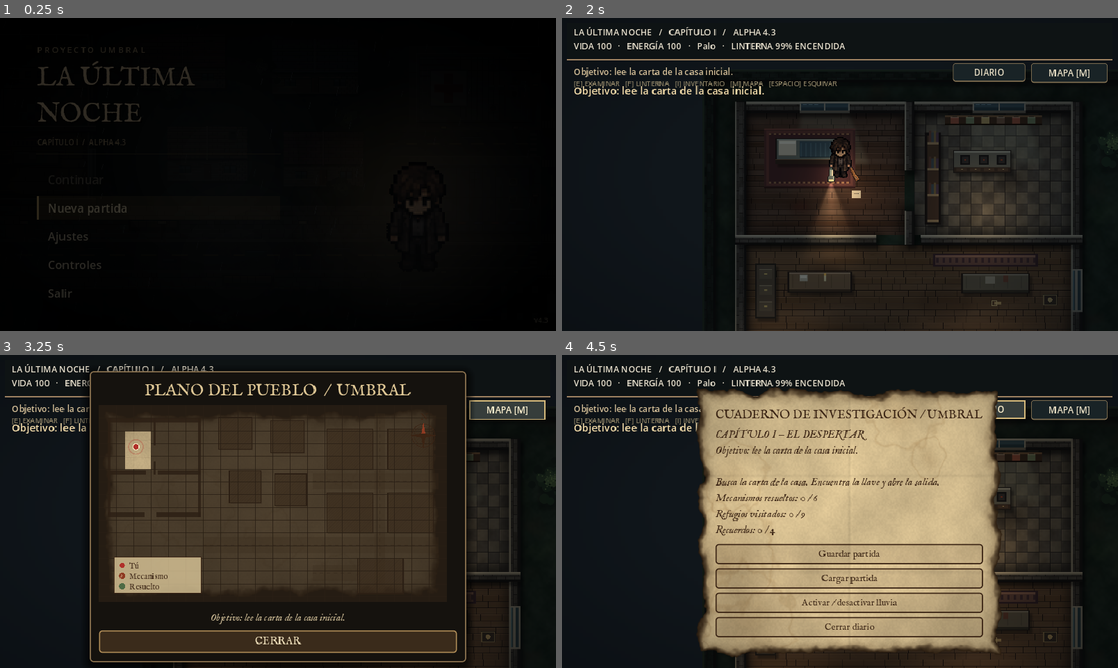
Above: before the commit, frames 1-4 (two rows, left to right).
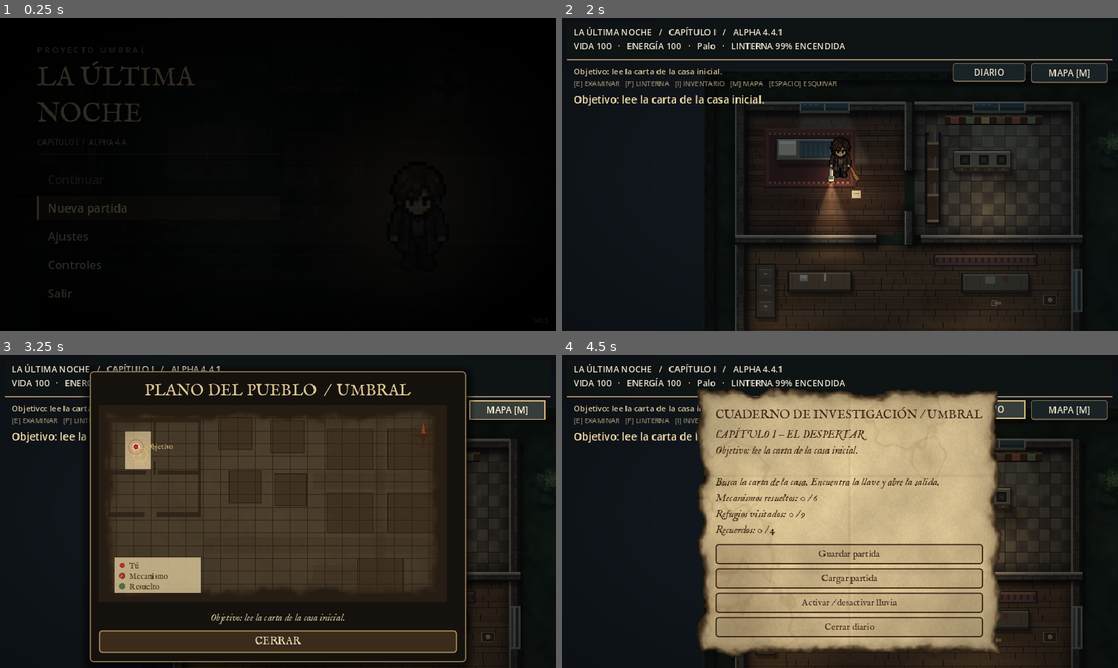
Above: after the commit, the same moments.

Repository: fernandobparada-hash/la-ultima-noche
Game: Godot game, scene res://scenes/title_menu.tscn
Two runs of this game, one before a commit and one after it. Both use one fixed random seed, a clock stepped at 60 frames per second and the inputs below.
Inputs (mouse positions are in pixels of both pictures, inside the frame that each line leads up to):
- Up to frame 1 (0.25 s): no input
- Up to frame 2 (2 s): tap Enter at 0.5 s; move the mouse to (962, 158) at 0.52 s; hold D (move_right) 0.53-1.25 s; tap F (flashlight) at 0.6 s; click (962, 158) at 0.67 s; tap E (interact) at 0.8 s; click "Normal ◂ última elegida" at 1.25 s
- Up to frame 3 (3.25 s): drag from (166, 527) to (250, 574) at 2.02 s; click "MAPA [M]" at 2.75 s
- Up to frame 4 (4.5 s): click "CERRAR" at 3.5 s; click "DIARIO" at 4.25 s

The runs differ from the first frame. In frame 1, less than 0.1% of the frame differs, in the area x 22-23%, y 38-41%; in frame 2, 1.2%, in the area x 2-40%, y 3-28%; in frame 3, 0.6%; in frame 4, 0.8%.

Commit message:
Alpha 4.4.2 de Fernando (archivos tal cual del ZIP) + build web lun-4.4.2

Diff:
--- a/scripts/main.gd
+++ b/scripts/main.gd
@@ -75,6 +75,15 @@
 const PUZZLE_POINTS := [Vector2(430,285),Vector2(760,405),Vector2(627,118),Vector2(867,128),Vector2(672,285),Vector2(882,295)]
 var paper_reader: PanelContainer
 var paper_text: Label
+var document_list: ItemList
+var archive_title: Label
+var archive_preview: Label
+var archive_count: Label
+var archive_kind: Label
+var document_panel: PanelContainer
+var document_keys: Array[String] = []
+var documents: Dictionary = {}
+var document_button: Button
 var took_key := false
 var found_exit := false
 var chapter_complete := false
@@ -444,7 +453,7 @@
  canvas.add_child(ui)
  objective=Label.new()
  objective.position=Vector2(20,82)
- objective.add_theme_font_size_override("font_size",15)
+ objective.add_theme_font_size_override("font_size",14)
  objective.add_theme_color_override("font_color",Color("d6c099"))
  canvas.add_child(objective)
  hints=Label.new()
@@ -454,7 +463,7 @@
  hints.text="[E] EXAMINAR   [F] LINTERNA   [I] INVENTARIO   [M] MAPA   [ESPACIO] ESQUIVAR"
  canvas.add_child(hints)
  notice=Label.new()
- notice.position=Vector2(20,113)
+ notice.position=Vector2(20,128)
  notice.add_theme_font_size_override("font_size",18)
  notice.add_theme_color_override("font_color",Color("f4dcaa"))
  notice.autowrap_mode=TextServer.AUTOWRAP_WORD_SMART
@@ -485,7 +494,7 @@
  death_panel.add_child(retry)
  inventory_panel=PanelContainer.new()
  inventory_panel.position=Vector2(160,8)
- inventory_panel.scale=Vector2(0.87,0.87)
+ inventory_panel.scale=Vector2(0.82,0.82)
  inventory_panel.custom_minimum_size=Vector2(702,535)
  inventory_panel.visible=false
  var panel_style := ui_frame_style(Color("111412"),Color("8c7350"),6.0)
@@ -497,7 +506,14 @@
  var title := Label.new()
  title.text="  INVENTARIO   ·   MALETA"
  style_label(title,22,UI_GOLD)
- frame.add_child(title)
+ var tabs := HBoxContainer.new()
+ frame.add_child(tabs)
+ tabs.add_child(title)
+ document_button=Button.new()
+ document_button.text="DOCUMENTOS"
+ style_brass_button(document_button)
+ document_button.pressed.connect(open_documents)
+ tabs.add_child(document_button)
  inventory_count_label=Label.new()
  inventory_count_label.add_theme_font_size_override("font_size",12)
  inventory_count_label.add_theme_color_override("font_color",Color("b9ae95"))
@@ -529,6 +545,83 @@
  style_brass_button(inventory_use_button)
  inventory_use_button.pressed.connect(use_inventory_selection)
  lower.add_child(inventory_use_button)
+ document_panel=PanelContainer.new()
+ document_panel.position=Vector2(85,30)
+ document_panel.size=Vector2(790,480)
+ document_panel.add_theme_stylebox_override("panel",ui_frame_style(Color("151917"),Color("a78a58"),18.0))
+ canvas.add_child(document_panel)
+ var archive := VBoxContainer.new()
+ archive.add_theme_constant_override("separation",10)
+ document_panel.add_child(archive)
+ var eyebrow := Label.new()
+ eyebrow.text="P R O Y E C T O   U M B R A L     /     ARCHIVO PERSONAL"
+ style_label(eyebrow,14,Color("a99572"))
+ archive.add_child(eyebrow)
+ var header := HBoxContainer.new()
+ archive.add_child(header)
+ var heading := Label.new()
+ heading.text="Documentos recuperados"
+ style_label(heading,32,UI_GOLD)
+ heading.size_flags_horizontal=Control.SIZE_EXPAND_FILL
+ header.add_child(heading)
+ archive_count=Label.new()
+ style_label(archive_count,18,Color("c5b28d"))
+ header.add_child(archive_count)
+ archive.add_child(HSeparator.new())
+ var columns := HBoxContainer.new()
+ columns.add_theme_constant_override("separation",14)
+ columns.size_flags_vertical=Control.SIZE_EXPAND_FILL
+ archive.add_child(columns)
+ document_list=ItemList.new()
+ document_list.custom_minimum_size=Vector2(300,290)
+ document_list.add_theme_font_override("font",UI_FONT)
+ document_list.add_theme_font_size_override("font_size",18)
+ document_list.add_theme_constant_override("v_separation",12)
+ document_list.add_theme_constant_override("icon_margin",10)
+ document_list.fixed_icon_size=Vector2i(26,32)
+ document_list.add_theme_stylebox_override("panel",ui_frame_style(Color("101311"),Color("45483c"),10.0))
+ document_list.add_theme_stylebox_override("selected",ui_frame_style(Color("51412c"),Color("b79a62"),3.0))
+ document_list.add_theme_stylebox_override("selected_focus",ui_frame_style(Color("51412c"),Color("b79a62"),3.0))
+ columns.add_child(document_list)
+ document_list.item_selected.connect(update_archive_preview)
+ document_list.item_activated.connect(read_archive_index)
+ var preview := PanelContainer.new()
+ preview.size_flags_horizontal=Control.SIZE_EXPAND_FILL
+ preview.add_theme_stylebox_override("panel",old_paper_style(30.0))
+ columns.add_child(preview)
+ var page := VBoxContainer.new()
+ page.add_theme_constant_override("separation",10)
+ preview.add_child(page)
+ archive_kind=Label.new()
+ style_label(archive_kind,15,INK)
+ page.add_child(archive_kind)
+ archive_title=Label.new()
+ archive_title.autowrap_mode=TextServer.AUTOWRAP_WORD_SMART
+ style_label(archive_title,26,INK)
+ page.add_child(archive_title)
+ page.add_child(HSeparator.new())
+ var scroll := ScrollContainer.new()
+ scroll.size_flags_vertical=Control.SIZE_EXPAND_FILL
+ scroll.horizontal_scroll_mode=ScrollContainer.SCROLL_MODE_DISABLED
+ page.add_child(scroll)
+ archive_preview=Label.new()
+ archive_preview.size_flags_horizontal=Control.SIZE_EXPAND_FILL
+ archive_preview.autowrap_mode=TextServer.AUTOWRAP_WORD_SMART
+ style_label(archive_preview,21,INK,true)
+ scroll.add_child(archive_preview)
+ var read_button := Button.new()
+ read_button.text="ABRIR DOCUMENTO"
+ style_brass_button(read_button,true)
+ read_button.pressed.connect(func():
+  var selected := document_list.get_selected_items()
+  if not selected.is_empty(): read_archive_index(selected[0]))
+ page.add_child(read_button)
+ var back := Button.new()
+ back.text="‹  VOLVER A LA MALETA"
+ style_brass_button(back)
+ back.pressed.connect(func(): document_panel.hide())
+ archive.add_child(back)
+ document_panel.hide()
  paper_reader=PanelContainer.new()
  paper_reader.position=Vector2(240,70)
  paper_reader.size=Vector2(480,400)
@@ -547,13 +640,51 @@
  var close_paper := Button.new()
  close_paper.text="CERRAR"
  style_brass_button(close_paper,true)
- close_paper.pressed.connect(func(): paper_reader.hide())
+ close_paper.pressed.connect(func():
+  paper_reader.hide()
+  if inventory_open: document_panel.show())
  paper_layout.add_child(close_paper)
  paper_reader.hide()
  refresh_inventory()
 
+func sync_documents() -> void:
+ documents["Carta arrugada"]="Una carta que llevabas contigo al despertar."
+ if read_letter or inventory_items.has("Carta encontrada"):
+  documents["Carta encontrada"]="Para ti. Cuando despiertes. No confíes en todo lo que encuentres. En el armario: luna, sol, estrella. En ese orden."
+ for i in range(MEMORY_TITLES.size()):
+  if memories.has(i): documents[MEMORY_TITLES[i]]=MEMORY_LINES[i]
+ for i in range(BUILDINGS.size()):
+  for j in range(2):
+   if searched_furniture.has("%d:%d" % [i,j]):
+    documents[HOUSE_NAMES[i]+" · "+FURNITURE_NAMES[i][j]]=FURNITURE_NOTES[i][j]
+
+func open_documents() -> void:
+ sync_documents()
+ document_keys.clear()
+ document_list.clear()
+ for key in documents:
+  document_keys.append(str(key))
+  document_list.add_item(str(key),preload("res://assets/inventory_note.png"))
+ archive_count.text="%02d  DOCUMENTOS" % document_keys.size()
+ if not document_keys.is_empty():
+  document_list.select(0)
+  update_archive_preview(0)
+ document_panel.show()
+
+func update_archive_preview(index: int) -> void:
+ if index<0 or index>=document_keys.size(): return
+ var key := document_keys[index]
+ archive_kind.text="REGISTRO %02d  /  %s" % [index+1,"RECUERDO" if key in MEMORY_TITLES else ("CARTA" if key.begins_with("Carta") else "INDICIO")]
+ archive_title.text=key
+ archive_preview.text=str(documents.get(key,""))
+
+func read_archive_index(index: int) -> void:
+ if index>=0 and index<document_keys.size(): open_document(document_keys[index])
+
 func open_document(item: String) -> void:
- paper_text.text=item+"\n\n"+("Para ti. Cuando despiertes. No confíes en todo lo que encuentres. En el armario: luna, sol, estrella. En ese orden." if item=="Carta encontrada" else "Una carta que llevabas contigo al despertar.")
+ sync_documents()
+ paper_text.text=item+"\n\n"+str(documents.get(item,"Documento no disponible."))
+ document_panel.hide()
  paper_reader.show()
 
 func _on_inventory_slot(index: int) -> void:
@@ -563,11 +694,14 @@
 func inventory_entries() -> Array[String]:
  var result: Array[String] = []
  for weapon in player.weapons: result.append(weapon)
- for item in inventory_items: result.append(item)
+ for item in inventory_items:
+  if item not in ["Carta arrugada","Carta encontrada"]: result.append(item)
  return result
 
 func refresh_inventory() -> void:
  if inventory_list==null: return
+ sync_documents()
+ document_button.text="DOCUMENTOS (%d)" % documents.size()
  var entries := inventory_entries()
  inventory_selection=clampi(inventory_selection,0,maxi(0,entries.size()-1))
  if inventory_list.selected!=inventory_selection: inventory_list.carrying=false
@@ -677,6 +811,7 @@
   return
  if Input.is_action_just_pressed("inventory") and not game_over:
   if paper_reader.visible: paper_reader.hide()
+  document_panel.hide()
   inventory_open=not inventory_open
   inventory_panel.visible=inventory_open
   player.inventory_locked=inventory_open
@@ -684,6 +819,15 @@
  if OS.is_debug_build() and Input.is_action_just_pressed("change_enemy") and not game_over and not inventory_open:
   enemy.change_type()
   show_message("Enemigo de prueba: "+enemy.enemy_type,3.0)
+ if inventory_open and Input.is_action_just_pressed("ui_cancel"):
+  if paper_reader.visible:
+   paper_reader.hide()
+   document_panel.show()
+  elif document_panel.visible: document_panel.hide()
+  else:
+   inventory_open=false
+   inventory_panel.hide()
+   player.inventory_locked=false
  if inventory_open:
   for i in range(5):
    if Input.is_key_pressed(KEY_1+i):
@@ -705,13 +849,14 @@
   for foe in foes: foe.set_physics_process(false)
   mobile_controls.set_dead(true)
   paper_reader.hide()
+  document_panel.hide()
   close_exploration()
   death_panel.visible=true
   show_message("La oscuridad te alcanza. " + ("Toca REAPARECER." if mobile_controls.is_mobile else "Pulsa R para reaparecer."),999.0)
  if game_over and Input.is_action_just_pressed("restart"):
   respawn_player()
  var status := "INACTIVO" if enemy.defeated else enemy.state
- ui.text="LA ÚLTIMA NOCHE   /   CAPÍTULO I   /   ALPHA 4.3\nVIDA %d   ·   ENERGÍA %d   ·   %s   ·  …(255 unchanged characters)…
+ ui.text="LA ÚLTIMA NOCHE   /   CAPÍTULO I   /   ALPHA 4.4.1\nVIDA %d   ·   ENERGÍA %d   ·   %s   ·  …(255 unchanged characters)…
  objective.text=chapter_goal()
  hints.visible=not mobile_controls.is_mobile
  if player.position.x>500.0 and player.position.y>355.0 and not found_exit:
@@ -806,10 +951,7 @@
   if not inventory_items.has("Carta encontrada"):
    inventory_items.append("Carta encontrada")
   refresh_inventory()
-  inventory_open=true
-  inventory_panel.show()
-  player.inventory_locked=true
-  open_document("Carta encontrada")
+  show_message("Carta recogida. Consulta Inventario > Documentos.",4.0)
  elif player.position.distance_to(Vector2(365,290))<43.0 and not took_key:
   took_key=true
   inventory_items.append("Llave antigua")
@@ -1072,9 +1214,11 @@
  map_view.draw_string(font,lg.position+Vector2(26,55),"Resuelto",HORIZONTAL_ALIGNMENT_LEFT,-1,14,ink)
  # Marcador del jugador con pulso.
  var t := float(Time.get_ticks_msec())/1000.0
- if chapter_ready() and not chapter_complete:
-  map_view.draw_circle(CHAPTER_END*factor,6.0,Color("b08d57"))
-  map_view.draw_string(font,CHAPTER_END*factor+Vector2(9,-5),"Umbral",HORIZONTAL_ALIGNMENT_LEFT,-1,13,ink)
+ if not chapter_complete:
+  var target := next_goal_position()*factor
+  map_view.draw_arc(target,12.0+sin(t*2.0)*2.0,0,TAU,32,Color("d9b56d"),2.0)
+  map_view.draw_circle(target,3.0,Color("d9b56d"))
+  map_view.draw_string(font,target+Vector2(9,-10),"Objetivo",HORIZONTAL_ALIGNMENT_LEFT,-1,13,Color("d9b56d"))
  var pp: Vector2=player.position*factor
  var pulse := fmod(t*0.9,1.0)
  map_view.draw_arc(pp,5.0+pulse*12.0,0.0,TAU,24,Color(0.69,0.19,0.16,0.7*(1.0-pulse)),2.0)
@@ -1389,6 +1533,9 @@
 func save_progress() -> void:
  var cfg := ConfigFile.new()
  cfg.set_value("run","chapter_complete",chapter_complete)
+ cfg.set_value("run","elapsed",world_time)
+ cfg.set_value("run","weapon",player.weapon_index)
+ cfg.set_value("run","stamina",player.stamina)
  cfg.set_value("run","knocks",knocks_triggered)
  cfg.set_value("run","difficulty",NightSettings.difficulty)
  cfg.set_value("run","position",player.position)
@@ -1415,6 +1562,10 @@
   journal_text.text="No hay una partida guardada."
   return
  chapter_complete=bool(cfg.get_value("run","chapter_complete",false))
+ world_time=maxf(0.0,float(cfg.get_value("run","elapsed",0.0)))
+ player.select_weapon(clampi(int(cfg.get_value("run","weapon",0)),0,player.weapons.size()-1))
+ player.stamina=clampf(float(cfg.get_value("run","stamina",100.0)),0,100)
+ documents.clear()
  knocks_triggered=bool(cfg.get_value("run","knocks",false))
  NightSettings.difficulty=clampi(int(cfg.get_value("run","difficulty",1)),0,2)
  player.flashlight_drain=0.15*[0.65,1.0,1.5][NightSettings.difficulty]
@@ -1481,16 +1632,23 @@
 
 func open_memory(index: int) -> void:
  if memory_open or game_over: return
- memories[index]=true
  memory_open=true
  player.inventory_locked=true
  player.velocity=Vector2.ZERO
+ player.set_physics_process(false)
  for foe in foes: foe.set_physics_process(false)
- memory_title.text=MEMORY_TITLES[index]
- memory_text.text=MEMORY_LINES[index]
- memory_panel.modulate.a=0.0
- memory_panel.show()
- create_tween().tween_property(memory_panel,"modulate:a",1.0,0.45)
+ var scene = preload("res://scripts/playable_memory.gd").new()
+ memory_panel.get_parent().add_child(scene)
+ scene.setup(index,MEMORY_TITLES[index])
+ scene.completed.connect(func(): finish_playable_memory(scene,index,true))
+ scene.cancelled.connect(func(): finish_playable_memory(scene,index,false))
+
+func finish_playable_memory(scene: Control,index: int,completed: bool) -> void:
+ scene.queue_free()
+ player.set_physics_process(true)
+ if completed: memories[index]=true
+ close_memory()
+ if not completed: show_message("Recuerdo interrumpido. Puedes volver a examinarlo.",3.0)
 
 func close_memory() -> void:
  var finished := chapter_ending
@@ -1501,7 +1659,6 @@
  for foe in foes: foe.set_physics_process(true)
  if finished:
   chapter_complete=true
-  checkpoint=player.position
   save_progress()
   show_end_panel()
  else:
@@ -1512,7 +1669,9 @@
  player.inventory_locked=true
  player.velocity=Vector2.ZERO
  for foe in foes: foe.set_physics_process(false)
- end_stats.text="Mecanismos resueltos: %d / 6\nRecuerdos recuperados: %d / 4\nRefugios visitados: %d / 9" % [solved.count(true),memories.size(),visited_houses.size()]
+ sync_documents()
+ end_stats.text="Tiempo: %02d:%02d · Documentos: %d\n" % [floori(world_time/60.0),int(world_time)%60,documents.size()]
+ end_stats.text+="Mecanismos resueltos: %d / 6\nRecuerdos recuperados: %d / 4\nRefugios visitados: %d / 9" % [solved.count(true),memories.size(),visited_houses.size()]
  end_panel.modulate.a=0.0
  end_panel.show()
  create_tween().tween_property(end_panel,"modulate:a",1.0,0.8)
@@ -1536,7 +1695,7 @@
  end_panel.size=Vector2(960,540)
  layer.add_child(end_panel)
  var box := VBoxContainer.new()
- box.position=Vector2(230,120)
+ box.position=Vector2(230,88)
  box.size=Vector2(500,320)
  box.add_theme_constant_override("separation",18)
  end_panel.add_child(box)
@@ -1594,3 +1753,13 @@
  memory_panel.modulate.a=0.0
  memory_panel.show()
  create_tween().tween_property(memory_panel,"modulate:a",1.0,0.45)
+
+func next_goal_position() -> Vector2:
+ if not read_letter: return Vector2(190,155)
+ if not took_key: return Vector2(365,290)
+ if not door_open: return Vector2(237,345)
+ for i in range(PUZZLE_POINTS.size()):
+  if not solved[i]: return PUZZLE_POINTS[i]
+ for i in range(4):
+  if not memories.has(i): return room_furniture([3,6,5,4][i],1).get_center()
+ return CHAPTER_END
--- /dev/null
+++ b/scripts/playable_memory.gd
@@ -0,0 +1,81 @@
+extends Control
+signal completed
+signal cancelled
+var fragment := 0
+var pos := Vector2(480,385)
+var step := 0
+var held := Vector2.ZERO
+var clock := 0.0
+var facing := "up"
+var status: Label
+var action: Button
+const ROOMS = [preload("res://assets/interior_3.png"),preload("res://assets/interior_6.png"),preload("res://assets/interior_5.png"),preload("res://assets/interior_4.png")]
+const WALK = {"up":preload("res://assets/pj_walk_up.png"),"down":preload("res://assets/pj_walk_down.png"),"left":preload("res://assets/pj_walk_left.png"),"right":preload("res://assets/pj_walk_right.png")}
+const POINTS = [Vector2(260,220),Vector2(700,220),Vector2(480,385)]
+const CLUES = [["Un billete olvidado. Daniel esperaba aquí.","Daniel: ¿Vas a volver por mí?"],["Registro 07: ensayo de recuperación de recuerdos.","La firma del sujeto te resulta familiar."],["Una campana resuena detrás de la puerta.","Daniel: Dijiste que solo serían unos minutos."],["Reconoces tu propia letra.","Si vuelvo a olvidar, busca a Daniel."]]
+func setup(index: int, heading: String) -> void:
+ fragment=index
+ size=Vector2(960,540)
+ var title := Label.new()
+ title.position=Vector2(40,18)
+ title.text="FRAGMENTO %02d  /  %s" % [index+1,heading]
+ title.add_theme_font_size_override("font_size",26)
+ add_child(title)
+ status=Label.new()
+ status.position=Vector2(40,60)
+ status.size=Vector2(880,50)
+ status.autowrap_mode=TextServer.AUTOWRAP_WORD_SMART
+ add_child(status)
+ status.text="Explora el recuerdo. Acércate al primer indicio luminoso."
+ for i in range(4):
+  var b := Button.new()
+  b.text=["←","↑","↓","→"][i]
+  b.position=Vector2(30+i*65,470)
+  b.size=Vector2(60,55)
+  b.focus_mode=Control.FOCUS_NONE
+  var direction: Vector2=[Vector2.LEFT,Vector2.UP,Vector2.DOWN,Vector2.RIGHT][i]
+  b.button_down.connect(func(): held=direction)
+  b.button_up.connect(func(): held=Vector2.ZERO)
+  add_child(b)
+ action=Button.new()
+ action.text="EXAMINAR [E]"
+ action.position=Vector2(330,470)
+ action.size=Vector2(290,55)
+ action.focus_mode=Control.FOCUS_NONE
+ action.pressed.connect(examine)
+ add_child(action)
+ var back := Button.new()
+ back.text="ABANDONAR RECUERDO"
+ back.position=Vector2(650,470)
+ back.size=Vector2(280,55)
+ back.pressed.connect(func(): cancelled.emit())
+ add_child(back)
+func _process(delta: float) -> void:
+ var d := Input.get_vector("move_left","move_right","move_up","move_down")
+ if held!=Vector2.ZERO: d=held
+ if d.length()>0.1:
+  pos+=d*160.0*delta
+  pos=pos.clamp(Vector2(185,155),Vector2(775,425))
+  facing=("right" if d.x>0 else "left") if absf(d.x)>absf(d.y) else ("down" if d.y>0 else "up")
+  clock+=delta
+ else: clock=0.0
+ action.disabled=pos.distance_to(POINTS[step])>55.0
+ if Input.is_action_just_pressed("interact"): examine()
+ queue_redraw()
+func examine() -> void:
+ if pos.distance_to(POINTS[step])>55.0: return
+ if step==2:
+  completed.emit()
+  return
+ status.text=CLUES[fragment][step]+("  /  Busca el siguiente indicio." if step==0 else "  /  Regresa al punto de entrada.")
+ step+=1
+ if step==2: action.text="REGRESAR [E]"
+func _draw() -> void:
+ draw_rect(Rect2(0,0,960,540),Color("151714"))
+ draw_texture_rect(ROOMS[fragment],Rect2(150,120,660,330),false,Color("b9a786"))
+ draw_rect(Rect2(150,120,660,330),Color(0.08,0.06,0.03,0.30))
+ draw_rect(Rect2(150,120,660,330),Color("9b8056"),false,2.0)
+ var target: Vector2=POINTS[step]
+ draw_circle(target,23.0,Color(0.9,0.72,0.35,0.22))
+ draw_arc(target,23.0,0,TAU,32,Color("dfbc76"),2.0)
+ draw_texture_rect_region(WALK[facing],Rect2(pos-Vector2(32,65),Vector2(64,72)),Rect2(int(clock*8)%4*128,0,128,144))
--- a/scripts/title_menu.gd
+++ b/scripts/title_menu.gd
@@ -3,7 +3,7 @@
 # Fondo animado (deriva lenta, niebla, lluvia, relámpagos), protagonista en reposo,
 # título con parpadeo, navegación por teclado/mando, transición de entrada y salida.
 
-const VERSION_TEXT := "CAPÍTULO I  /  ALPHA 4.3"
+const VERSION_TEXT := "CAPÍTULO I  /  ALPHA 4.4"
 const GOLD := Color("e0c9a4")
 const GOLD_DIM := Color(0.62, 0.55, 0.42, 1.0)
 
Binary file changed: assets/ground.png
Not shown, added: docs/CAMBIOS_4_4.txt
Not shown, added: docs/CAMBIOS_4_4_1.txt
Not shown, added: docs/CAMBIOS_4_4_2.txt
Renamed: docs/lun-4.3.apple-touch-icon.png -> docs/lun-4.4.2.apple-touch-icon.png
Renamed: docs/lun-4.3.icon.png -> docs/lun-4.4.2.icon.png
Renamed: docs/lun-4.3.png -> docs/lun-4.4.2.png
Not shown, changed: export_presets.cfg
Not shown, changed: JUGAR.md
Not shown, removed: docs/lun-4.3.pck
Not shown, added: docs/lun-4.4.2.audio.worklet.js
Not shown, added: docs/lun-4.4.2.js
(and 2 more such lines)
